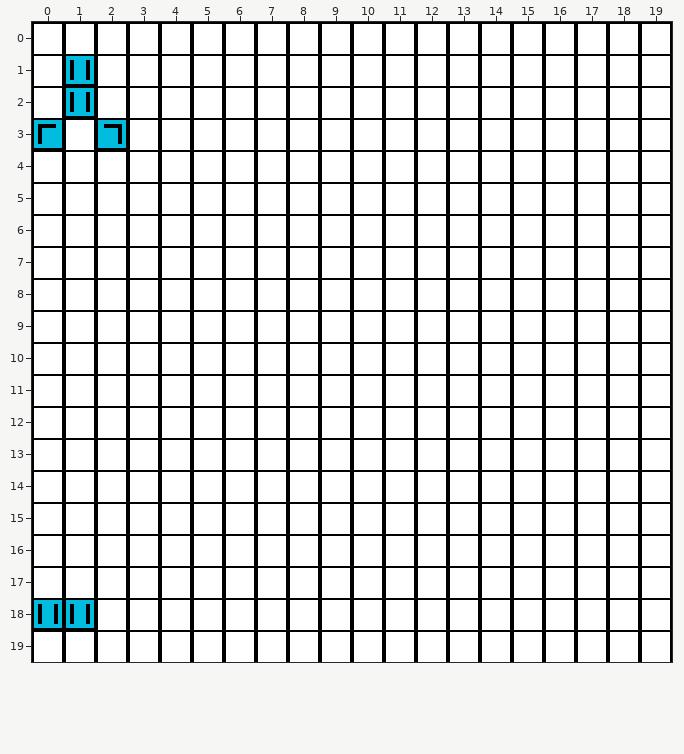
One commit to this Tiled map: Code/Game/mapa.tmx. Above is the file before it was changed.
Cells are 16x16 px. Shown: x 0..19, y 0..19.
The same view after the edit:
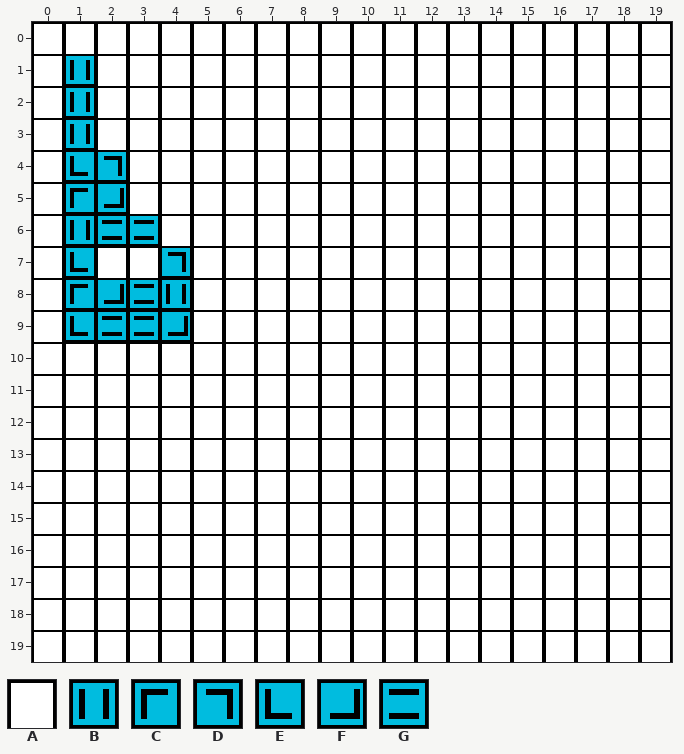
Key: from "partsCircuit": A 0, B 9, C 10, D 11, E 12, F 13, G 14.
_ is an empty cell, . an unchanged one.
The exact change:
--- layer "Capa de Patrones 1"
@@ x 0..4 @@
- 3 CAD..
- 4 .AA..
- 5 .AA..
- 6 .AAA.
- 7 .A..A
- 8 .AAAA
- 9 .AAAA
+ 3 ABA..
+ 4 .ED..
+ 5 .CF..
+ 6 .BGG.
+ 7 .E..D
+ 8 .CFGB
+ 9 .EGGF
@@ x 0..1 @@
-18 BB
+18 AA
